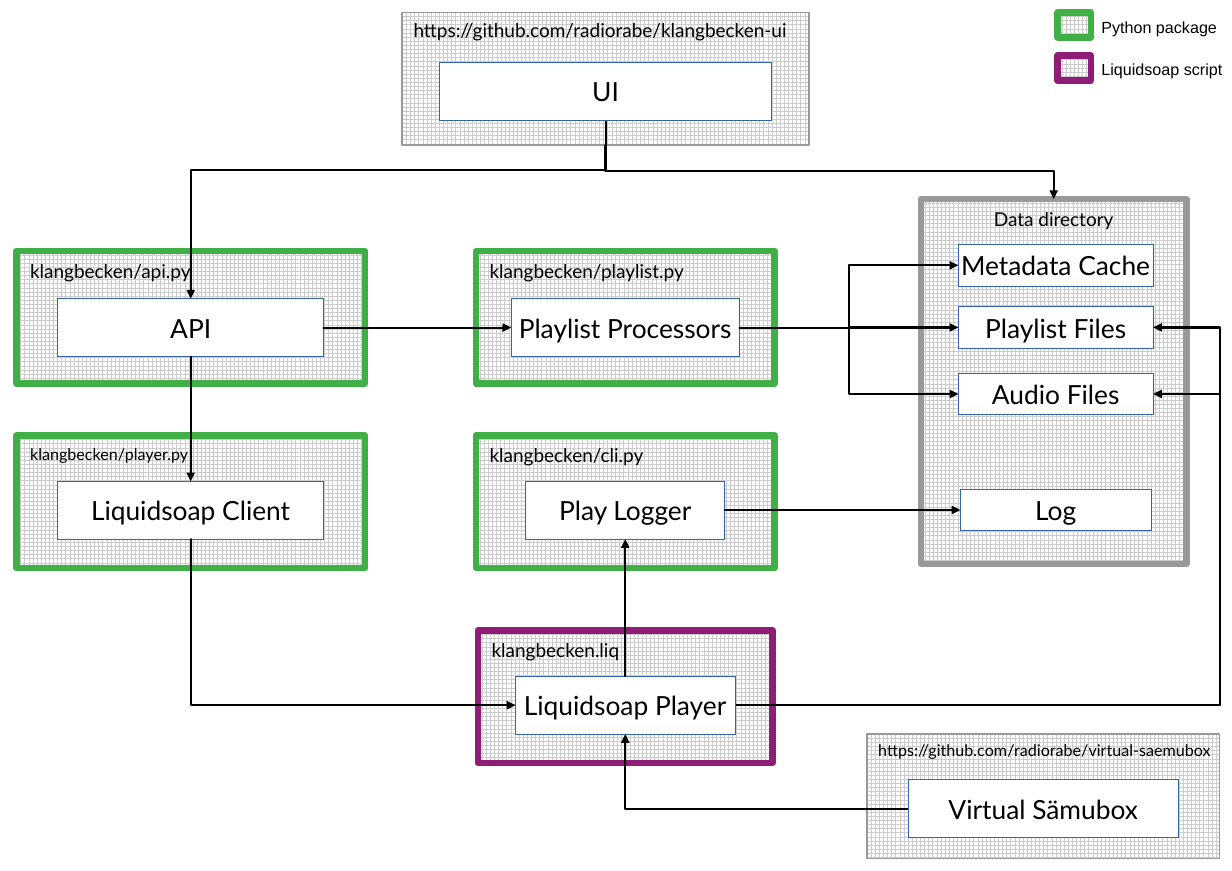
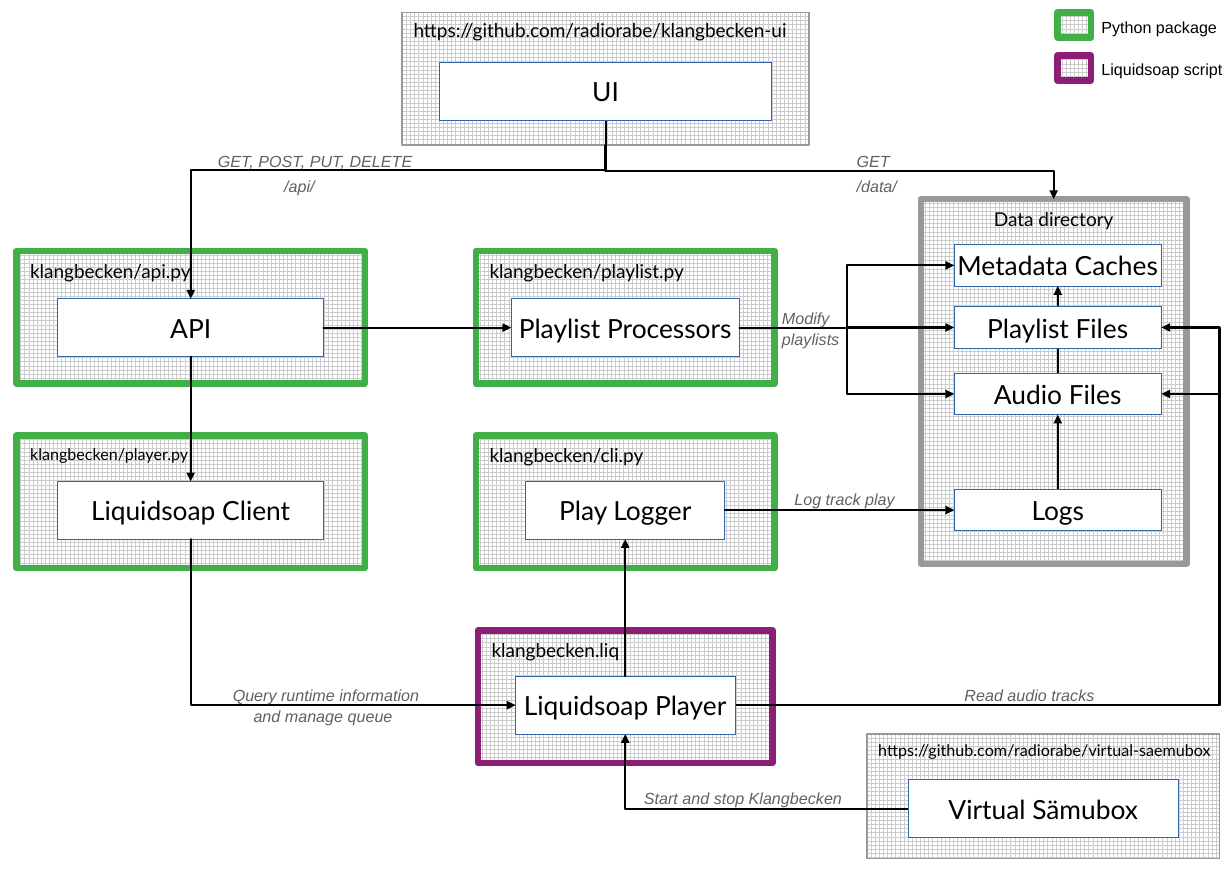
Before and after one commit to radiorabe/klangbecken, a slide deck: slide 1 of doc/system-overview.odp. Drawn at 1232x871 pixels with LibreOffice and Linux fonts; fonts in the diff are those of the drawing. Boxes give left, top, right and bottom in pixels: in the first picture for what was removed or moved away, otherwise in the second. Text is boxed around its words. In the diff, an @@ line names an element or a change of style, - is before the commit and + after.

```diff
--- a/doc/system-overview.odp
+++ b/doc/system-overview.odp
@@ text added at [218,156,413,171], 11 pt, text #616161, italic @@
+GET, POST, PUT, DELETE
@@ text added at [857,156,890,171], 11 pt, text #616161, italic @@
+GET
@@ text added at [284,180,314,195], 11 pt, text #616161, italic @@
+/api/
@@ text added at [857,180,897,192], 11 pt, text #616161, italic @@
+/data/
@@ rectangle "Metadata Caches": place and size @@
-rectangle "Metadata Caches" at [958,245,1153,286]
+rectangle "Metadata Caches" at [955,245,1162,286]
@@ text in rectangle at [957,255,1158,276]: text changed @@
-Metadata Cache
+Metadata Caches
@@ elbow arrow added from (1058, 373) to (1058, 287), #000000 1.42 pt @@
@@ 5 elbow arrows: place and size @@
-5 elbow arrows at [736,266,1220,705]
+5 elbow arrows at [736,266,1219,705]
@@ text added at [782,312,829,328], 11 pt, text #616161, italic @@
+Modify
@@ rectangle "Playlist Files": place and size @@
-rectangle "Playlist Files" at [958,307,1153,348]
+rectangle "Playlist Files" at [955,307,1162,348]
@@ text added at [782,333,839,349], 11 pt, text #616161, italic @@
+playlists
@@ rectangle "Audio Files": place and size @@
-rectangle "Audio Files" at [958,373,1153,414]
+rectangle "Audio Files" at [955,373,1162,414]
@@ elbow arrow added from (1058, 490) to (1058, 415), #000000 1.42 pt @@
@@ text added at [794,493,895,509], 11 pt, text #616161, italic @@
+Log track play
@@ rectangle "Logs": place and size @@
-rectangle "Logs" at [960,490,1151,531]
+rectangle "Logs" at [955,490,1162,531]
@@ text in rectangle at [1032,501,1085,525]: text changed @@
-Log
+Logs
@@ elbow arrow moved from (725, 510) - (960, 510) to (725, 510) - (955, 510) @@
@@ text added at [233,689,419,705], 11 pt, text #616161, italic @@
+Query runtime information
@@ text added at [964,689,1094,705], 11 pt, text #616161, italic @@
+Read audio tracks
@@ text added at [254,710,393,726], 11 pt, text #616161, italic @@
+and manage queue
@@ text added at [644,792,842,808], 11 pt, text #616161, italic @@
+Start and stop Klangbecken
```
Also in this commit, not shown: 5 other files.
